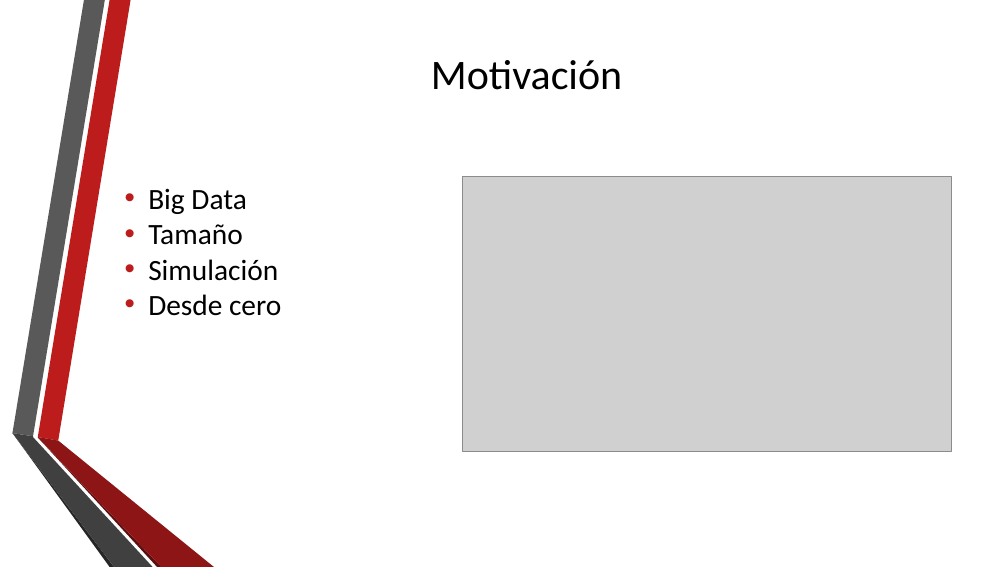
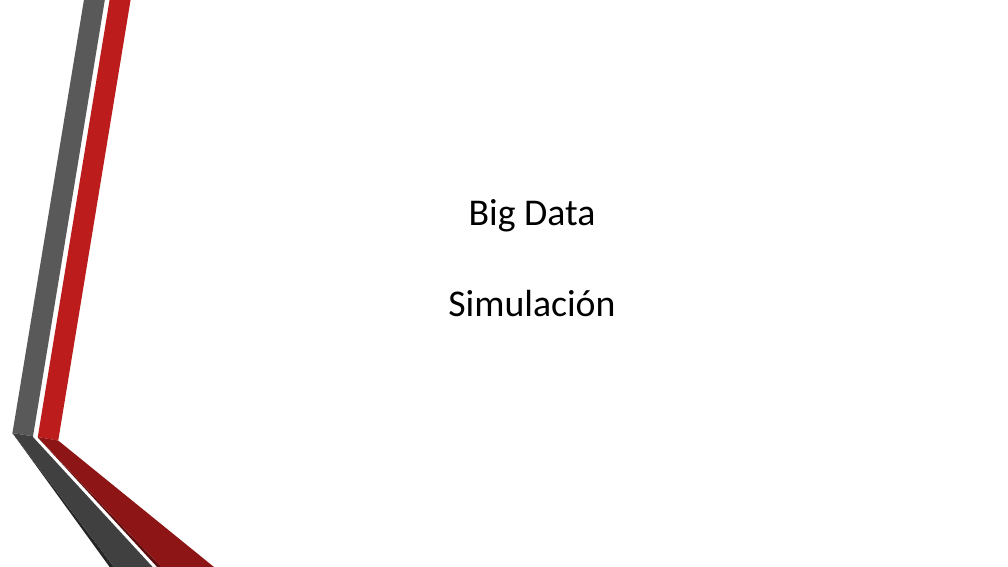
Before and after one commit to jaur001/Simulator, a slide deck: slide 6 of Presentacion TFG.pptx (slide 8 before the commit). Drawn at 1008x567 pixels with LibreOffice and Linux fonts; fonts in the diff are those of the drawing; grey boxes stand for pictures; background and template pictures are left out. Boxes give left, top, right and bottom in pixels: in the first picture for what was removed or moved away, otherwise in the second. Text is boxed around its words. In the diff, an @@ line names an element or a change of style, - is before the commit and + after.

```diff
--- a/Presentacion TFG.pptx
+++ b/Presentacion TFG.pptx
@@ title removed at (431,60,622,90) @@
-Motivación
@@ picture removed at (463,176,951,451) @@
@@ text "Big Data": place and size @@
-text "Big Data" at (148,188,281,316)
+text "Big Data" at (448,199,615,317)
@@ text "Big Data" at (448,199,615,317): size 28 to 36 pt; alignment left to centre; bullet • to none @@
@@ text at (148,224,243,245): paragraph removed @@
-• Tamaño
@@ text at (148,294,281,316): paragraph removed @@
-• Desde cero
```
Also in this commit, not shown: 7 other slides changed, 7 slides added, 8 slides removed.
